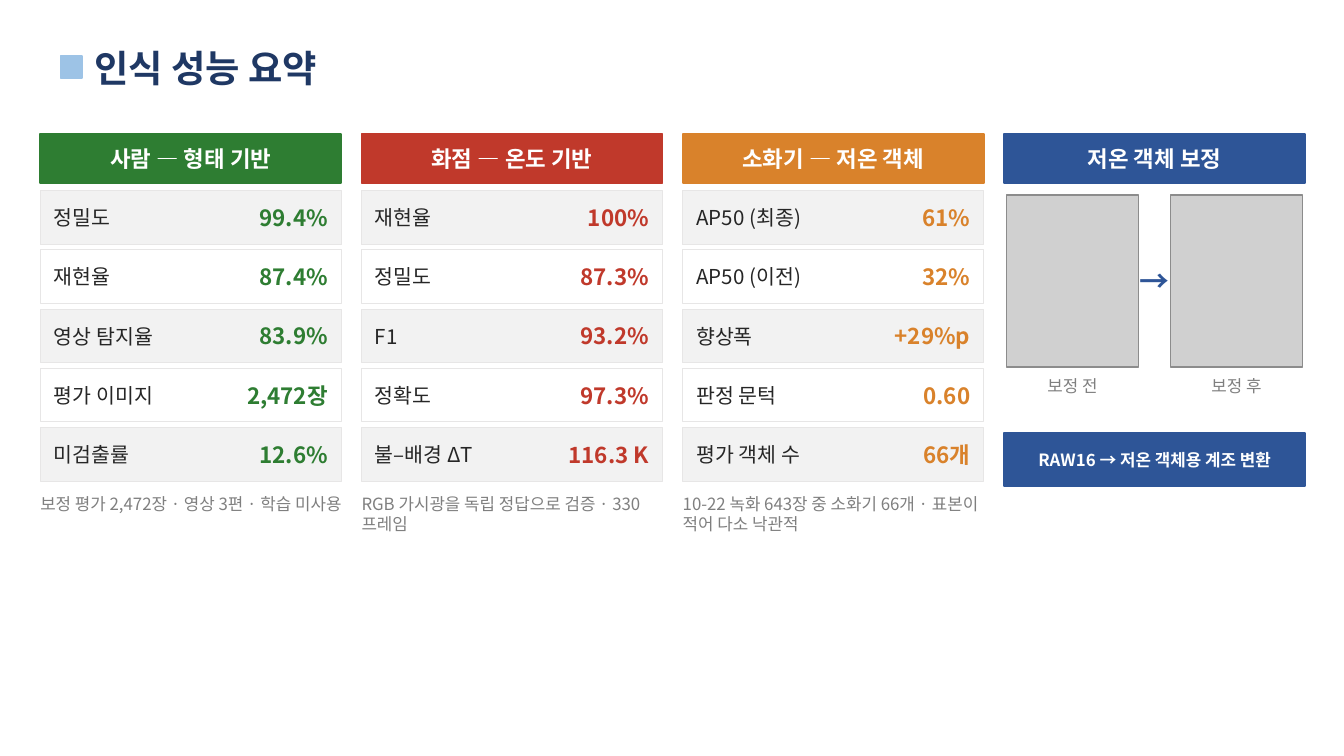
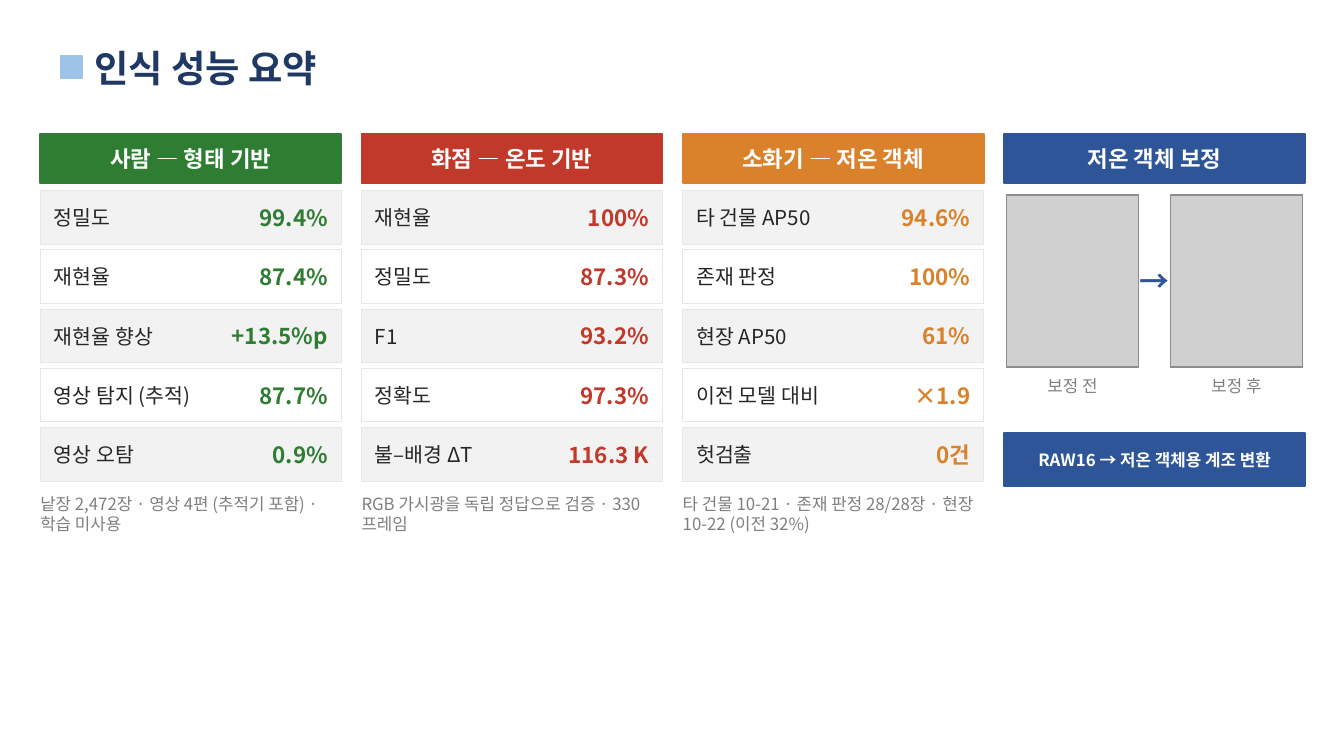
Before and after one commit to bingbabangba/Bing2, a slide deck: slide 2 of 발표자료/인식성능_수정.pptx. Drawn at 1344x756 pixels with LibreOffice and Linux fonts; fonts in the diff are those of the drawing; grey boxes stand for pictures. Boxes give left, top, right and bottom in pixels: in the first picture for what was removed or moved away, otherwise in the second. Text is boxed around its words. In the diff, an @@ line names an element or a change of style, - is before the commit and + after.

```diff
--- a/발표자료/인식성능_수정.pptx
+++ b/발표자료/인식성능_수정.pptx
@@ text at (x1=696, y1=208, x2=810, y2=227): text changed @@
-AP50 (최종)
+타 건물 AP50
@@ text at (x1=902, y1=209, x2=970, y2=227): text changed @@
-61%
+94.6%
@@ text at (x1=696, y1=267, x2=777, y2=286): text changed @@
-AP50 (이전)
+존재 판정
@@ text at (x1=909, y1=268, x2=970, y2=286): text changed @@
-32%
+100%
@@ text at (x1=54, y1=327, x2=153, y2=346): text changed @@
-영상 탐지율
+재현율 향상
@@ text at (x1=232, y1=327, x2=328, y2=349): text changed @@
-83.9%
++13.5%p
@@ text at (x1=696, y1=327, x2=787, y2=346): text changed @@
-향상폭
+현장 AP50
@@ text at (x1=922, y1=327, x2=970, y2=345): text changed @@
-+29%p
+61%
@@ text at (x1=54, y1=386, x2=191, y2=407): text changed @@
-평가 이미지
+영상 탐지 (추적)
@@ text at (x1=259, y1=387, x2=327, y2=405): text changed @@
-2,472장
+87.7%
@@ text at (x1=696, y1=386, x2=819, y2=405): text changed @@
-판정 문턱
+이전 모델 대비
@@ text at (x1=914, y1=387, x2=970, y2=405): text changed @@
-0.60
+×1.9
@@ text at (x1=54, y1=445, x2=134, y2=464): text changed @@
-미검출률
+영상 오탐
@@ text at (x1=273, y1=446, x2=328, y2=464): text changed @@
-12.6%
+0.9%
@@ text at (x1=696, y1=445, x2=753, y2=464): text changed @@
-평가 객체 수
+헛검출
@@ text at (x1=937, y1=444, x2=971, y2=465): text changed @@
-66개
+0건
@@ text at (x1=40, y1=496, x2=305, y2=532): text changed @@
-보정 평가 2,472장 · 영상 3편 · 학습 미사용
+낱장 2,472장 · 영상 4편 (추적기 포함) · 학습 미사용
@@ text at (x1=683, y1=496, x2=973, y2=533): text changed @@
-10-22 녹화 643장 중 소화기 66개 · 표본이 적어 다소 낙관적
+타 건물 10-21 · 존재 판정 28/28장 · 현장 10-22 (이전 32%)
```
Also in this commit, not shown: 1 other file.
